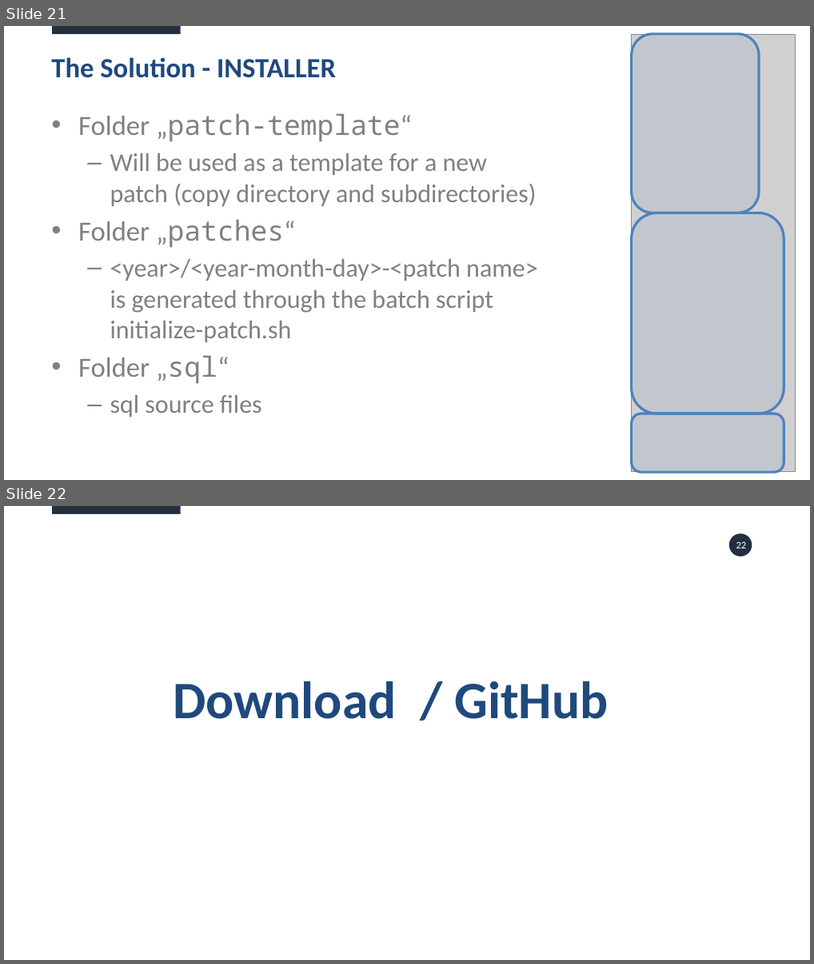
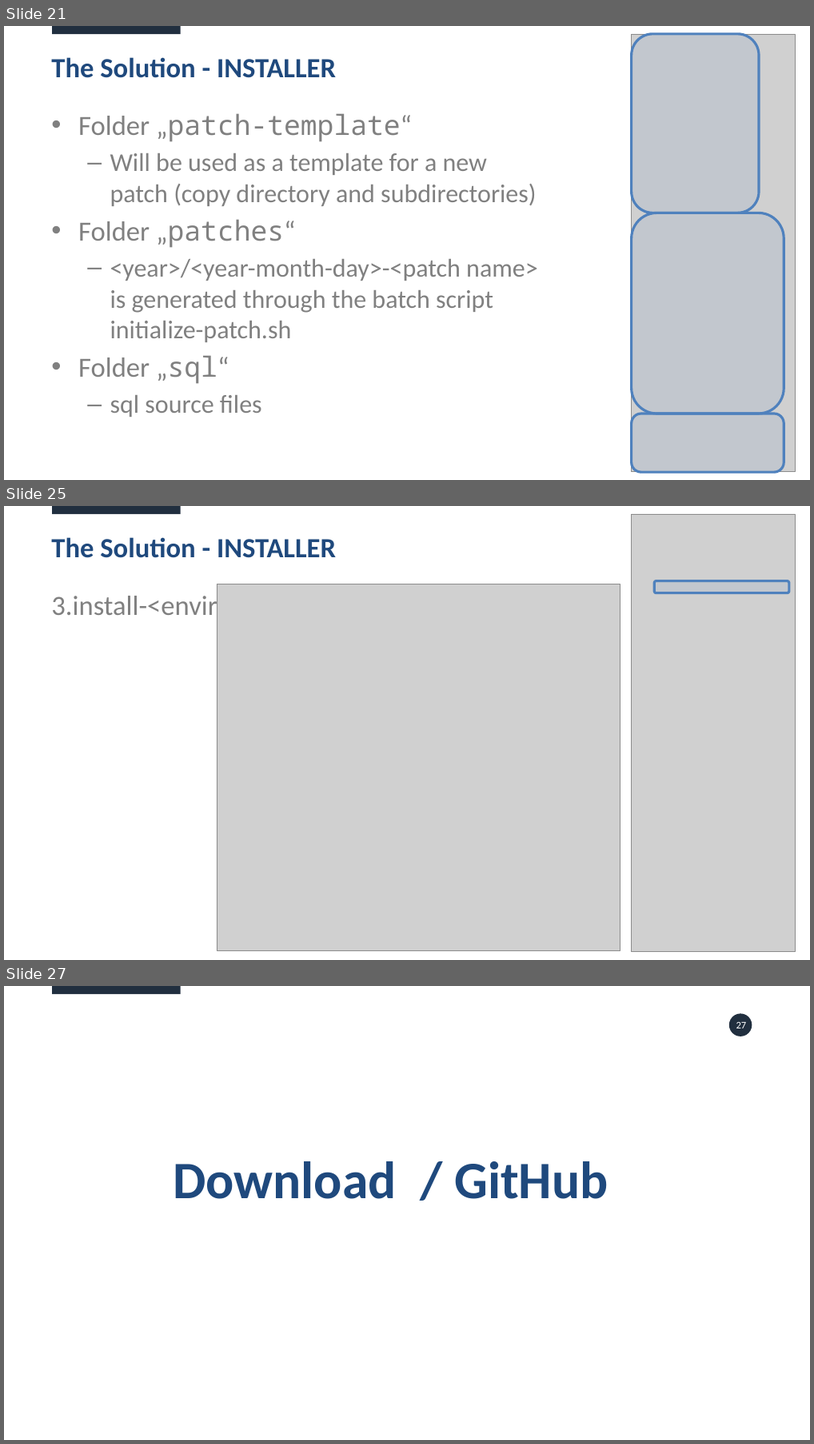
Before and after one commit to daust/opal-tools, a slide deck: src/doc/OPAL Tools v2.2.0.pptx. Shown one above the other, each under a label of ours: slides 21 and 22 before the commit, slides 21, 25 and 27 after it; the slides between them are not shown. The pictures are 814x964 and 814x1444 pixels, drawn with LibreOffice and Linux fonts; fonts in the diff are those of the drawing; grey boxes stand for pictures. Boxes give left, top, right and bottom in pixels: in the first picture for what was removed or moved away, otherwise in the second. Text is boxed around its words. In the diff, an @@ line names an element or a change of style, - is before the commit and + after.

```diff
--- a/src/doc/OPAL Tools v2.2.0.pptx
+++ b/src/doc/OPAL Tools v2.2.0.pptx
@@ slide 25 added at (4,506,810,960), background #FFFFFF; not listed: 1 template element that a slide beside it also shows @@
@@ picture added at (632,514,795,951) @@
@@ title added at (51,537,336,558), 66 pt, text #1F497D, bold @@
+The Solution - INSTALLER
@@ text added at (51,592,351,621), 66 pt, text #808080 @@
+3.install-<environment>.sh
@@ picture added at (217,584,621,951) @@
@@ rounded rectangle added at (654,581,790,593), fill #4F81BD at 10% opacity, outline #4F81BD 6 pt @@
@@ what was slide 22 is now slide 27 @@
@@ page number at (737,1022,747,1028): text changed @@
-22
+27
```
Also in this commit, not shown: 3 slides changed, 4 other slides added, 28 other files.
